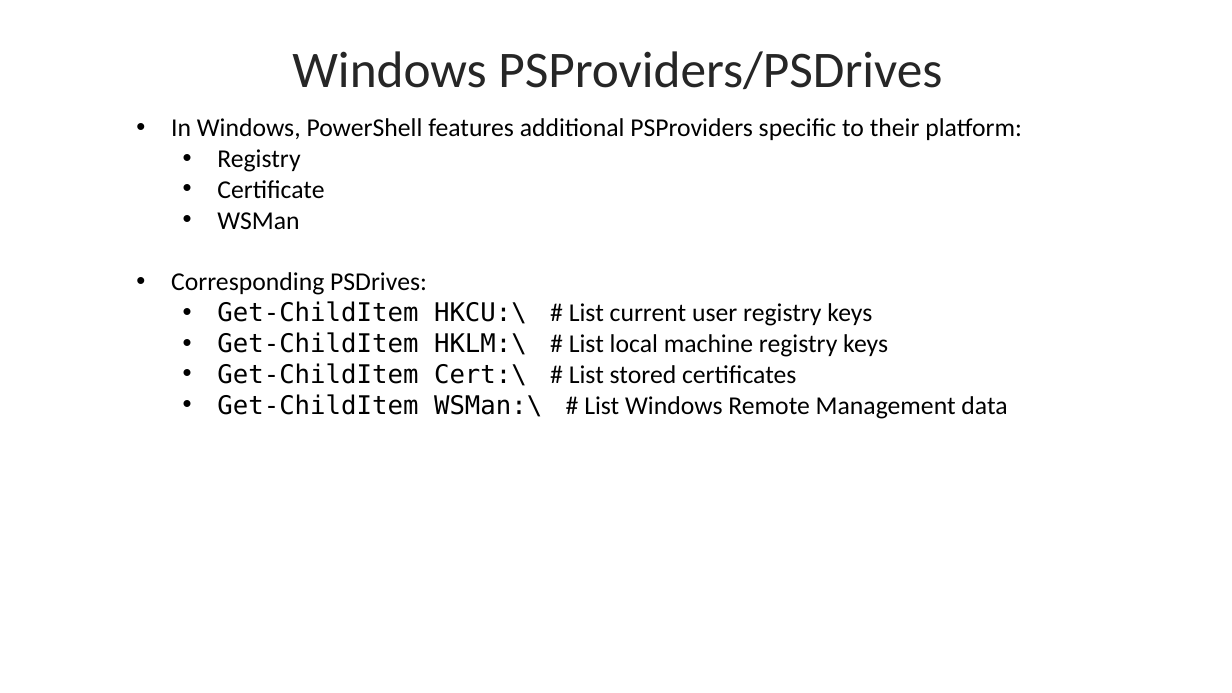
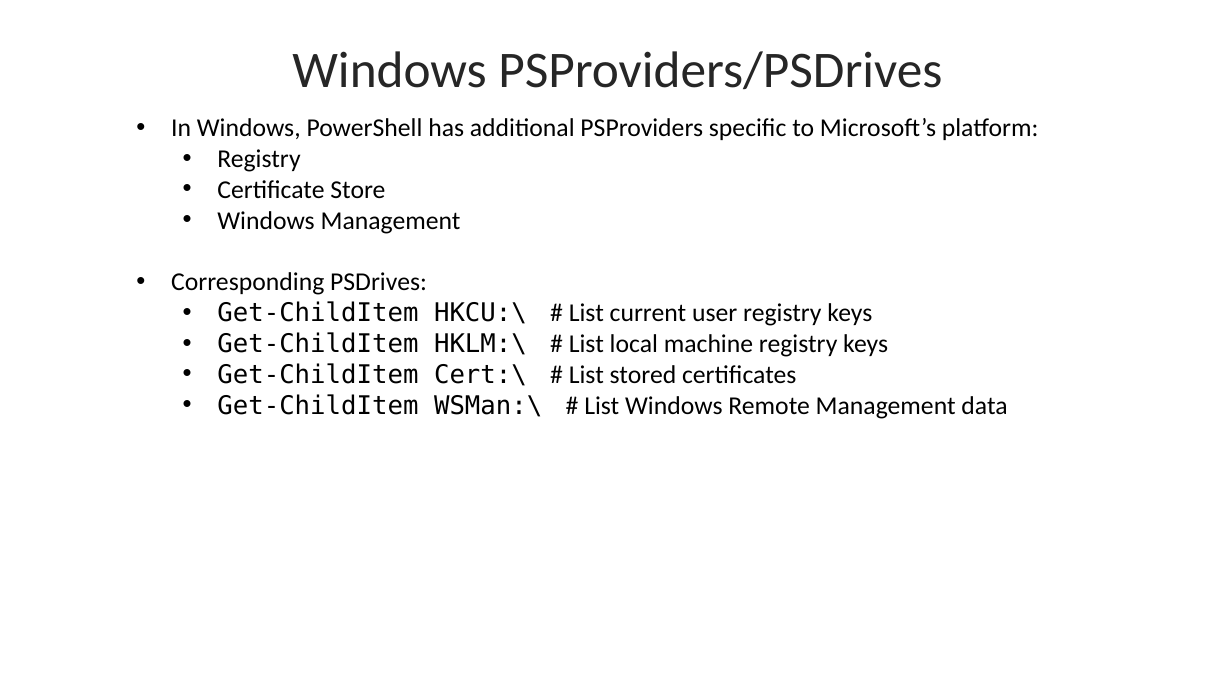
Before and after one commit to byui-cyber360/content, a slide deck: slide 4 of CYBER360-2.5-Profiles-Functions.pptx. Drawn at 1232x693 pixels with LibreOffice and Linux fonts; fonts in the diff are those of the drawing. Boxes give left, top, right and bottom in pixels: in the first picture for what was removed or moved away, otherwise in the second. Text is boxed around its words. In the diff, an @@ line names an element or a change of style, - is before the commit and + after.

```diff
--- a/CYBER360-2.5-Profiles-Functions.pptx
+++ b/CYBER360-2.5-Profiles-Functions.pptx
@@ text at [171, 118, 1039, 140]: text changed @@
-• In Windows, PowerShell features additional PSProviders specific to their platform:
+• In Windows, PowerShell has additional PSProviders specific to Microsoft’s platform:
@@ text at [217, 180, 461, 234]: text changed @@
-  • Certificate
-  • WSMan
+  • Certificate Store
+  • Windows Management
```
Also in this commit, not shown: 4 other slides changed, 22 other files.
